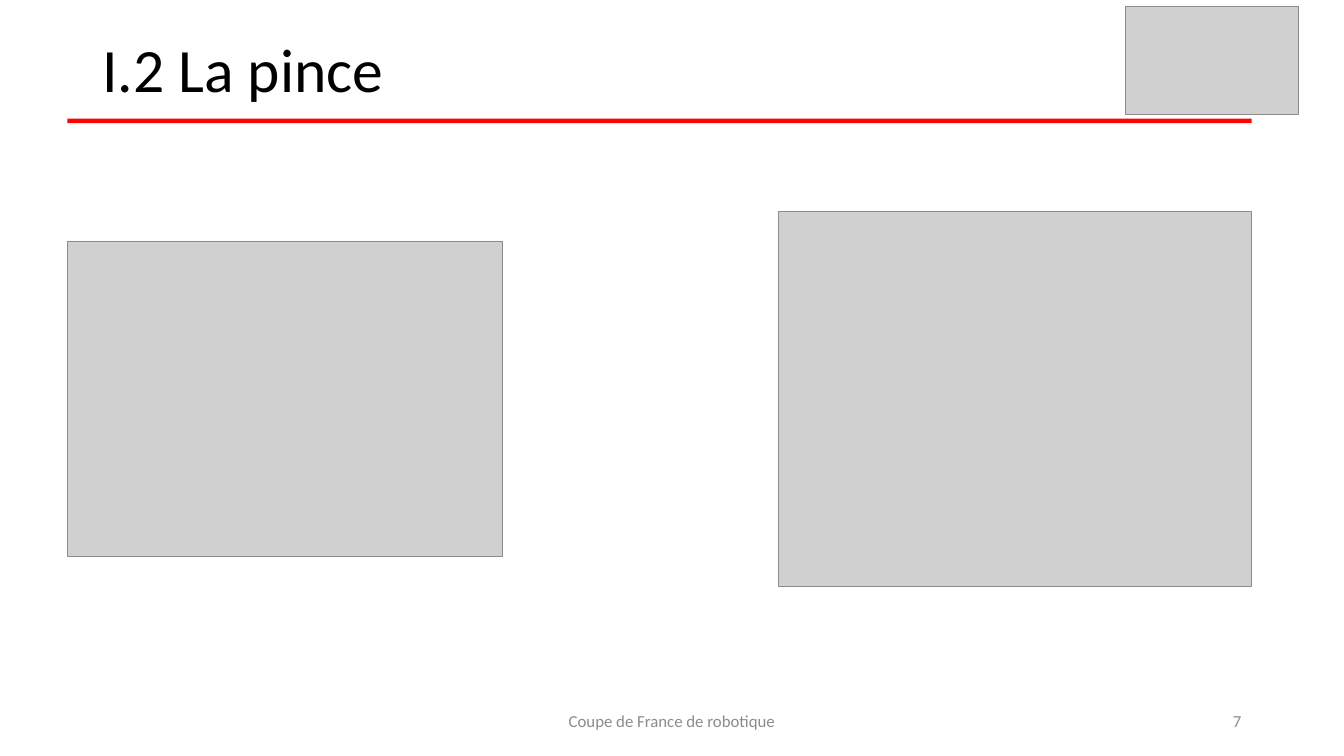
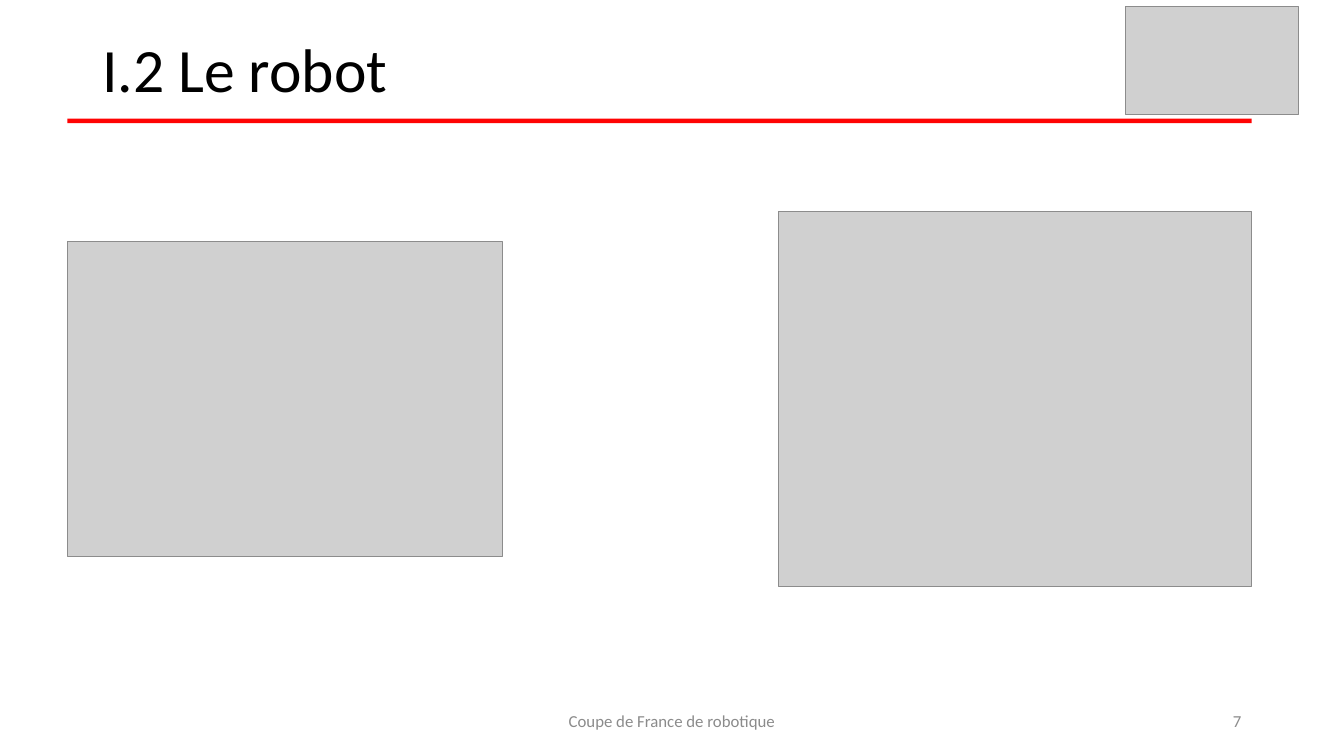
Before and after one commit to nsobczak/CoupeDeFrance, a slide deck: slide 7 of Présentation 1er semestre/2016-12 Présentation coupe de France.pptx. Drawn at 1344x756 pixels with LibreOffice and Linux fonts; fonts in the diff are those of the drawing; grey boxes stand for pictures. Boxes give left, top, right and bottom in pixels: in the first picture for what was removed or moved away, otherwise in the second. Text is boxed around its words. In the diff, an @@ line names an element or a change of style, - is before the commit and + after.

Commit message:
MAJ présentation
Ajout image

```diff
--- a/Présentation 1er semestre/2016-12 Présentation coupe de France.pptx
+++ b/Présentation 1er semestre/2016-12 Présentation coupe de France.pptx
@@ text at [102,49,387,93]: text changed @@
-I.2 La pince
+I.2 Le robot
```
